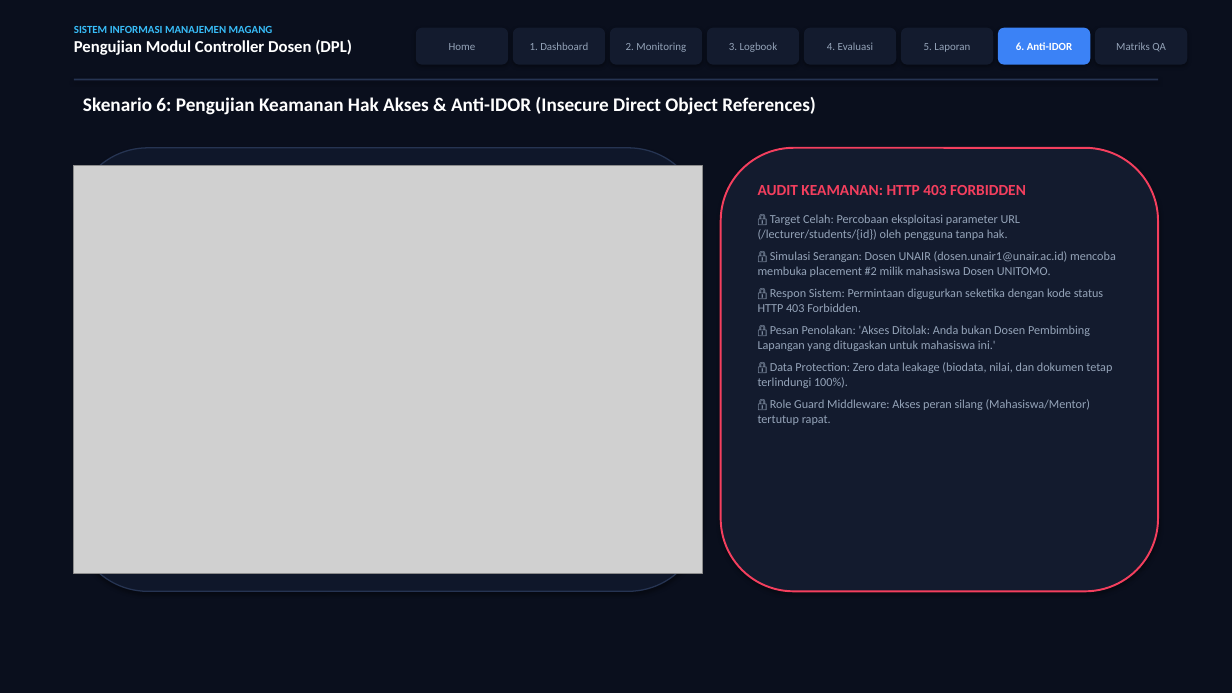
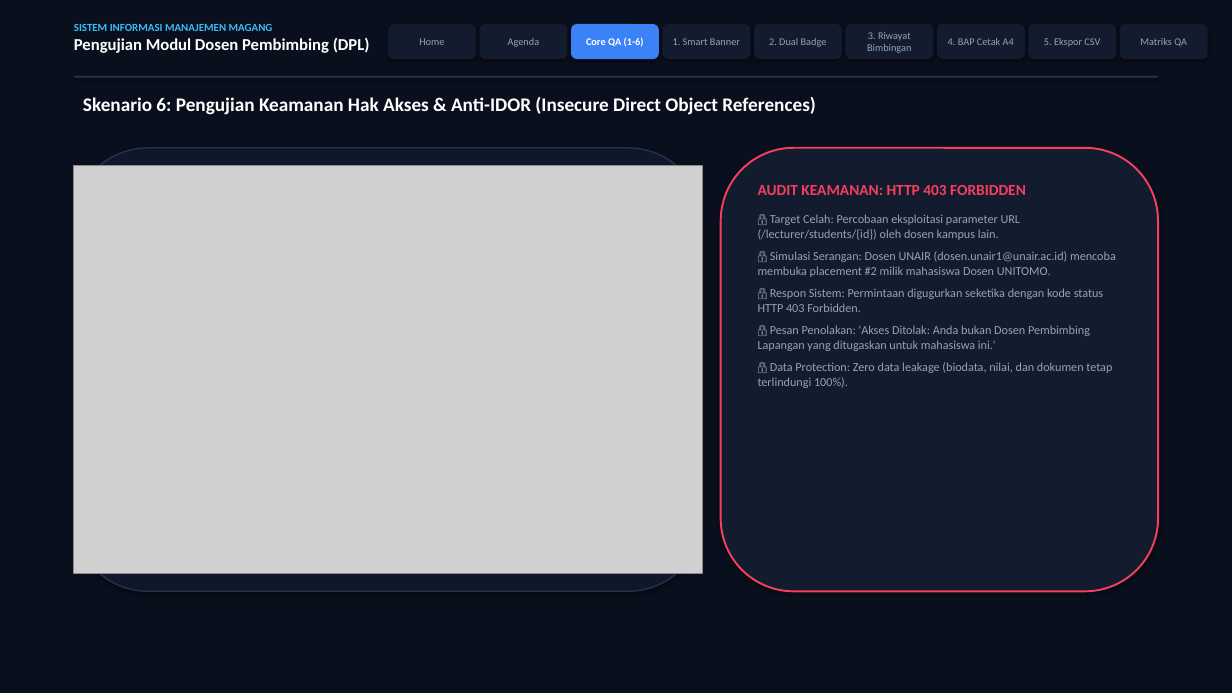
Before and after one commit to raveldanz/Magang, a slide deck: slide 8 of Pengujian_Controller_Dosen_V2.pptx. Drawn at 1232x693 pixels with LibreOffice and Linux fonts; fonts in the diff are those of the drawing; grey boxes stand for pictures. Boxes give left, top, right and bottom in pixels: in the first picture for what was removed or moved away, otherwise in the second. Text is boxed around its words. In the diff, an @@ line names an element or a change of style, - is before the commit and + after.

Commit message:
feat(dosen): simpan progres fitur pembimbing akademik dan evaluasi DPL

```diff
--- a/Pengujian_Controller_Dosen_V2.pptx
+++ b/Pengujian_Controller_Dosen_V2.pptx
@@ rounded rectangle "Home" at <box>388,24,476,59</box>: size 8.5 to 8 pt @@
@@ rounded rectangle "Home": place and size @@
-rounded rectangle "Home" at <box>416,28,508,65</box>
+rounded rectangle "Home" at <box>388,24,476,59</box>
@@ rounded rectangle added at <box>480,24,567,59</box>, fill #131B2E, 8 pt, text #94A3B8 @@
+Agenda
@@ rounded rectangle "Core QA (1-6)": place and size @@
-rounded rectangle "Core QA (1-6)" at <box>513,28,605,65</box>
+rounded rectangle "Core QA (1-6)" at <box>571,24,659,59</box>
@@ rounded rectangle "Core QA (1-6)" at <box>571,24,659,59</box>: fill #131B2E to #3B82F6 @@
@@ rounded rectangle added at <box>663,24,750,59</box>, fill #131B2E, 8 pt, text #94A3B8 @@
+1. Smart Banner
@@ rounded rectangle "2. Dual Badge": place and size @@
-rounded rectangle "2. Dual Badge" at <box>610,28,702,65</box>
+rounded rectangle "2. Dual Badge" at <box>754,24,842,59</box>
@@ rounded rectangle removed at <box>804,28,897,65</box> @@
-4. Evaluasi
@@ rounded rectangle "3. Riwayat Bimbingan": place and size @@
-rounded rectangle "3. Riwayat Bimbingan" at <box>707,28,799,65</box>
+rounded rectangle "3. Riwayat Bimbingan" at <box>846,24,933,59</box>
@@ rounded rectangle added at <box>937,24,1025,59</box>, fill #131B2E, 8 pt, text #94A3B8 @@
+4. BAP Cetak A4
@@ rounded rectangle removed at <box>998,28,1091,65</box> @@
-6. Anti-IDOR
@@ rounded rectangle "5. Ekspor CSV": place and size @@
-rounded rectangle "5. Ekspor CSV" at <box>901,28,994,65</box>
+rounded rectangle "5. Ekspor CSV" at <box>1029,24,1116,59</box>
@@ rounded rectangle "Matriks QA": place and size @@
-rounded rectangle "Matriks QA" at <box>1095,28,1188,65</box>
+rounded rectangle "Matriks QA" at <box>1120,24,1208,59</box>
@@ rounded rectangle "Matriks QA" at <box>1120,24,1208,59</box>: size 8.5 to 8 pt @@
@@ text at <box>74,38,370,53</box>: text changed @@
-Pengujian Modul Controller Dosen (DPL)
+Pengujian Modul Dosen Pembimbing (DPL)
@@ text in rounded rectangle at <box>586,37,644,47</box>: text changed; size 8.5 to 8 pt; text colour #94A3B8 to #FFFFFF; bold on @@
-1. Dashboard
+Core QA (1-6)
@@ text in rounded rectangle at <box>769,38,827,47</box>: text changed; size 8.5 to 8 pt @@
-2. Monitoring
+2. Dual Badge
@@ text in rounded rectangle at <box>867,32,911,53</box>: text changed; size 8.5 to 8 pt @@
-3. Logbook
+3. Riwayat Bimbingan
@@ text in rounded rectangle at <box>1044,38,1100,47</box>: text changed; size 8.5 to 8 pt @@
-5. Laporan
+5. Ekspor CSV
@@ text at <box>758,214,1021,240</box>: text changed @@
-🔒 Target Celah: Percobaan eksploitasi parameter URL (/lecturer/students/{id}) oleh pengguna tanpa hak.
+🔒 Target Celah: Percobaan eksploitasi parameter URL (/lecturer/students/{id}) oleh dosen kampus lain.
@@ text at <box>758,399,1090,425</box>: paragraph removed @@
-🔒 Role Guard Middleware: Akses peran silang (Mahasiswa/Mentor) tertutup rapat.
```
Also in this commit, not shown: 2 other slides changed, 12 slides added, 7 slides removed, 23 other files.
